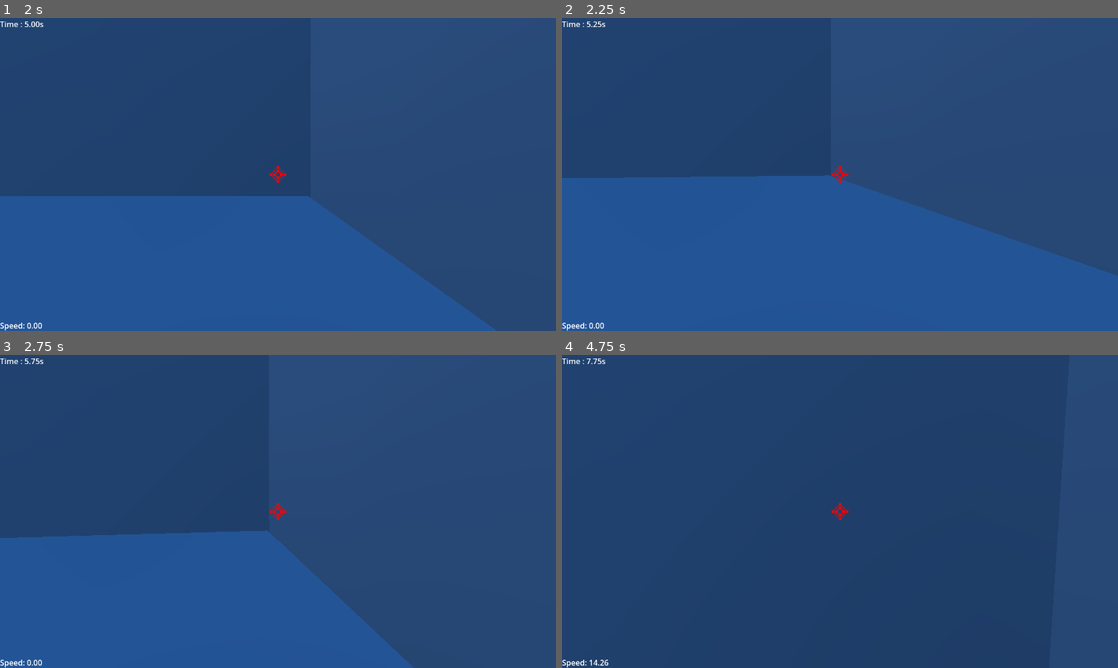
Above: before the commit, frames 1-4 (two rows, left to right).
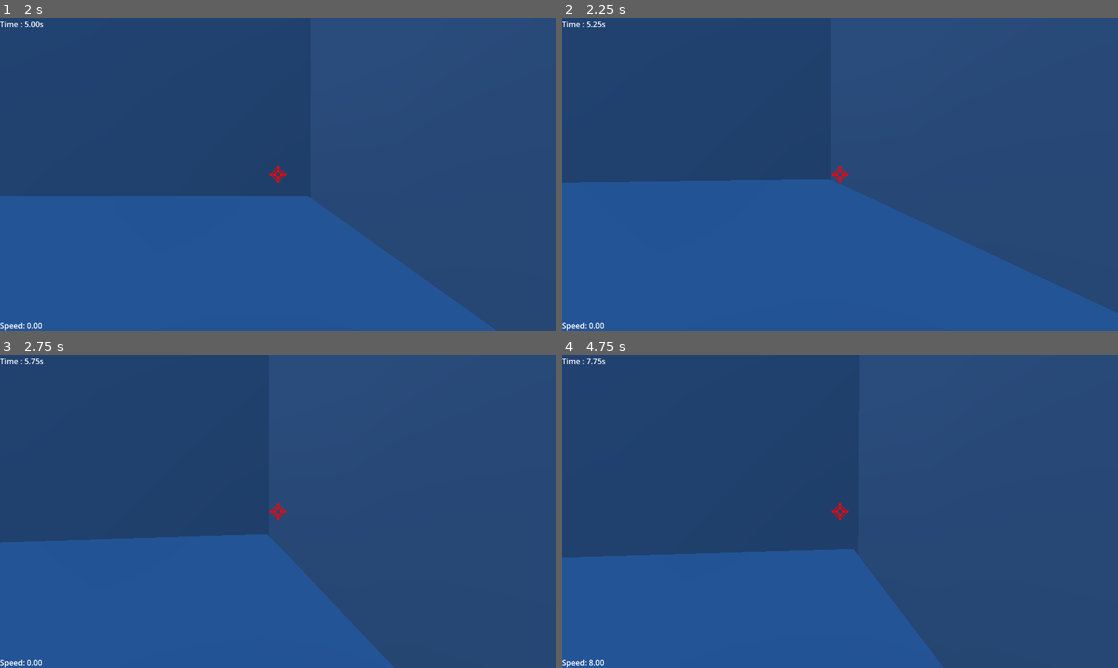
Above: after the commit, the same moments.

Repository: Lilianbazantay/Speed4Need
Game: Godot game, scene res://scenes/MainMenu/MainMenu.tscn
The game is run twice, just before and just after one commit, with the same random seed, the same clock (stepped at 60 frames per second) and the same inputs.
Inputs (mouse positions are in pixels of both pictures, inside the frame that each line leads up to):
- Up to frame 1 (2 s): click "PLAY" at 0.5 s; click (211, 149) at 1.27 s
- Up to frame 2 (2.25 s): tap Enter (ui_accept) at 2 s; move the mouse to (867, 174) at 2.02 s; hold W (move_forward) from 2.03 s (still down); hold Ctrl (crouch) from 2.03 s (still down); click (867, 174) at 2.17 s
- Up to frame 3 (2.75 s): keep holding W (move_forward); keep holding Ctrl (crouch); tap Space (jump) at 2.27, 2.3, 2.57 s
- Up to frame 4 (4.75 s): keep holding W (move_forward); move the mouse to (812, 511) at 2.77 s; release Ctrl (crouch) at 2.78 s; tap Space (jump) at 2.85, 3.02, 3.32, 3.8, 4.52 s; tap Ctrl (crouch) at 3.05, 4.55 s; move the mouse to (851, 505) at 3.52 s; hold Ctrl (crouch) 3.53-4.28 s; move the mouse to (834, 517) at 4.27 s; tap E (grapple) at 4.35 s; click (834, 517) at 4.42 s

Frame 1 is identical in both runs. In frame 2, 4.0% of the frame differs, in the area x 0-100%, y 50-95%; in frame 3, 1.5%; in frame 4, 22%, in the area x 0-69%, y 62-100%.

Commit message:
fix(Payer): movement & friction computation

Diff:
--- a/scenes/Player/Player.gd
+++ b/scenes/Player/Player.gd
@@ -1,9 +1,12 @@
 extends CharacterBody3D
 
 # Movement
-var move_speed = 10.0
-var sprint_speed = 10.0
-var friction = 2.5
+@export var speed: float = 8.0
+@export var acceleration: float = 20.0
+@export var friction: float = 25.0
+
+@export var air_acceleration:float = 2.0
+@export var air_friction: float = 1.0
 
 # Gravity
 var gravity = 10.0
@@ -12,16 +15,14 @@
 var jump_force_idle = 5.0
 var jump_force_walking = 3.0
 var wall_jump_force = 8.0
-var jump_force_walking_boost = 10.0
+var jump_force_walking_boost = 5.0
 var wall_jump_max = 2
-var wall_jump_count = 2
+var wall_jump_count = 0
 
 # Crouch
 var is_crouching = false
 var friction_crouch_boost = 2.5
-
-# State
-var is_walking = false
+var crouch_scale = 0.5
 
 # Camera
 var y_rot := 0.0
@@ -30,10 +31,13 @@
 @onready var head: Node3D = $Head
 @onready var camera: Camera3D = $Head/Camera3D
 @onready var break_sound: AudioStreamPlayer3D = $BreakSound
+@onready var collision: CollisionShape3D = $Collision
+@onready var original_collision_height: float
 
 func _ready() -> void:
 	Input.set_mouse_mode(Input.MOUSE_MODE_CAPTURED)
 	PlayerRecord.max_speed = 0.0
+	original_collision_height = collision.shape.height
 
 func _unhandled_input(event: InputEvent) -> void:
 	if event is InputEventMouseMotion:
@@ -71,39 +75,21 @@
 	var direction = _calculate_movement_direction(input_dir)
 
 	_apply_acceleration(direction, delta)
-	_handle_floor_movement(direction, delta)
+	_handle_floor_movement(direction)
 	_handle_wall_jump()
 	_handle_crouch()
 	_update_speed_display()
 
 func _get_input_direction() -> Vector2:
-	var input_dir := Vector2.ZERO
+	if is_crouching:
+		return Vector2.ZERO
 
-	if is_crouching == false:
-		if Input.is_action_pressed("move_forward"):
-			is_walking = true
-			input_dir.y += 1
-		if Input.is_action_pressed("move_backward"):
-			is_walking = true
-			input_dir.y -= 1
-		if Input.is_action_pressed("move_left"):
-			is_walking = true
-			input_dir.x -= 1
-		if Input.is_action_pressed("move_right"):
-			is_walking = true
-			input_dir.x += 1
-		if Input.is_action_just_released("move_forward") \
-		or Input.is_action_just_released("move_backward") \
-		or Input.is_action_just_released("move_left") \
-		or Input.is_action_just_released("move_right"):
-			is_walking = false
-		input_dir = input_dir.normalized()
-
+	var input_dir = Input.get_vector("move_left", "move_right", "move_backward", "move_forward")
 	return input_dir
 
 func _calculate_movement_direction(input_dir: Vector2) -> Vector3:
-	var forward := -camera.global_transform.basis.z
-	var right := camera.global_transform.basis.x
+	var forward := -global_transform.basis.z
+	var right := global_transform.basis.x
 	forward.y = 0
 	right.y = 0
 	forward = forward.normalized()
@@ -112,53 +98,46 @@
 	return (forward * input_dir.y) + (right * input_dir.x)
 
 func _apply_acceleration(direction: Vector3, delta: float) -> void:
-	velocity.x += direction.x * move_speed * delta
-	velocity.z += direction.z * move_speed * delta
+	if is_on_floor():
+		# GROUND LOGIC: Snappy and limited to max speed
+		var target_velocity = Vector3.ZERO
+		if direction.length() > 0:
+			target_velocity = direction * speed
 
-func _handle_floor_movement(direction: Vector3, delta: float) -> void:
+		velocity.x = move_toward(velocity.x, target_velocity.x, acceleration * delta)
+		velocity.z = move_toward(velocity.z, target_velocity.z, acceleration * delta)
+
+	else:
+		# AIR LOGIC: Floaty and not limited by max speed
+		if direction.length() > 0:
+			# We add velocity directly so we can go faster than 'speed'
+			velocity.x += direction.x * air_acceleration * delta
+			velocity.z += direction.z * air_acceleration * delta
+		else:
+			# We use low air_friction so we barely slow down
+			velocity.x = move_toward(velocity.x, 0.0, air_friction * delta)
+			velocity.z = move_toward(velocity.z, 0.0, air_friction * delta)
+
+func _handle_floor_movement(direction: Vector3) -> void:
 	if not is_on_floor():
 		return
 
 	_reset_wall_jump_count()
-	_handle_jump(direction, delta)
-	_apply_friction(delta)
+	_handle_jump(direction)
 
 func _reset_wall_jump_count() -> void:
-	if wall_jump_count < wall_jump_max:
-		wall_jump_count = wall_jump_max
+	wall_jump_count = wall_jump_max
 
-func _handle_jump(direction: Vector3, delta: float) -> void:
+func _handle_jump(direction: Vector3) -> void:
 	if Input.is_action_just_pressed("jump"):
-		if velocity.x == 0 and velocity.z == 0:
+		var is_moving = velocity.x != 0 or velocity.z != 0
+
+		if is_moving:
+			velocity.y = jump_force_walking
+			velocity.x += direction.x * jump_force_walking_boost
+			velocity.z += direction.z * jump_force_walking_boost
+		else:
 			velocity.y = jump_force_idle
-		if velocity.x != 0:
-			velocity.y += jump_force_walking
-		if velocity.z != 0:
-			velocity.y += jump_force_walking
-		if velocity.x < velocity.z:
-			velocity.x += direction.x * jump_force_walking_boost * delta
-		else:
-			velocity.z += direction.x * jump_force_walking_boost * delta
-	else:
-		velocity.y = 0.0
-
-func _apply_friction(delta: float) -> void:
-	if is_walking == false:
-		if velocity.x != 0:
-			if velocity.x < 0:
-				velocity.x += friction * delta
-			if velocity.x > 0:
-				velocity.x -= friction * delta
-		if velocity.x < friction and velocity.x > -friction:
-			velocity.x = 0.0
-
-		if velocity.z != 0:
-			if velocity.z < 0:
-				velocity.z += move_speed * delta
-			if velocity.z > 0:
-				velocity.z -= move_speed * delta
-		if velocity.z < friction and velocity.z > -friction:
-			velocity.z = 0.0
 
 func _handle_wall_jump() -> void:
 	if is_on_wall() and wall_jump_count != 0:
@@ -169,24 +148,39 @@
 func _handle_crouch() -> void:
 	if Input.is_action_just_pressed("crouch"):
 		is_crouching = true
-		is_walking = false
 		friction += friction_crouch_boost
-		scale *= 0.5
-		$Head/Camera3D.scale *= 2
+		collision.shape.height = original_collision_height * crouch_scale
+		collision.position.y = original_collision_height * crouch_scale / 2
+		head.position.y = original_collision_height * crouch_scale
 
-	if Input.is_action_just_released("crouch"):
+	if Input.is_action_just_released("crouch") and _can_uncrouch():
 		is_crouching = false
 		friction -= friction_crouch_boost
-		scale *= 2
-		$Head/Camera3D.scale *= 0.5
+		collision.shape.height = original_collision_height
+		collision.position.y = original_collision_height / 2
+		head.position.y = original_collision_height * 0.75
+
+func _can_uncrouch() -> bool:
+	var space_state = get_world_3d().direct_space_state
+	var query = PhysicsShapeQueryParameters3D.new()
+	query.shape = collision.shape.duplicate()
+	query.shape.height = original_collision_height
+	query.transform = global_transform.translated(Vector3(0, original_collision_height / 2, 0))
+	query.collision_mask = collision_mask
+	query.exclude = [self]
+
+	var result = space_state.intersect_shape(query, 1)
+	return result.is_empty()
 
 func _update_speed_display() -> void:
-	if velocity.z > PlayerRecord.max_speed:
-		PlayerRecord.max_speed = velocity.z
-	$HUD/Speed.text = "Speed: %.2f" % abs(velocity.z)
+	var horizontal_speed = Vector2(velocity.x, velocity.z).length()
+	if horizontal_speed > PlayerRecord.max_speed:
+		PlayerRecord.max_speed = horizontal_speed
+	$HUD/Speed.text = "Speed: %.2f" % horizontal_speed
 
 func _handle_break_sound() -> void:
-	if is_on_floor() and Input.is_action_pressed("crouch") and velocity.length() > 0.5:
+	var horizontal_speed = Vector2(velocity.x, velocity.z).length()
+	if is_on_floor() and Input.is_action_pressed("crouch") and horizontal_speed > 0.5:
 		if not break_sound.playing:
 			break_sound.play()
 	else:
